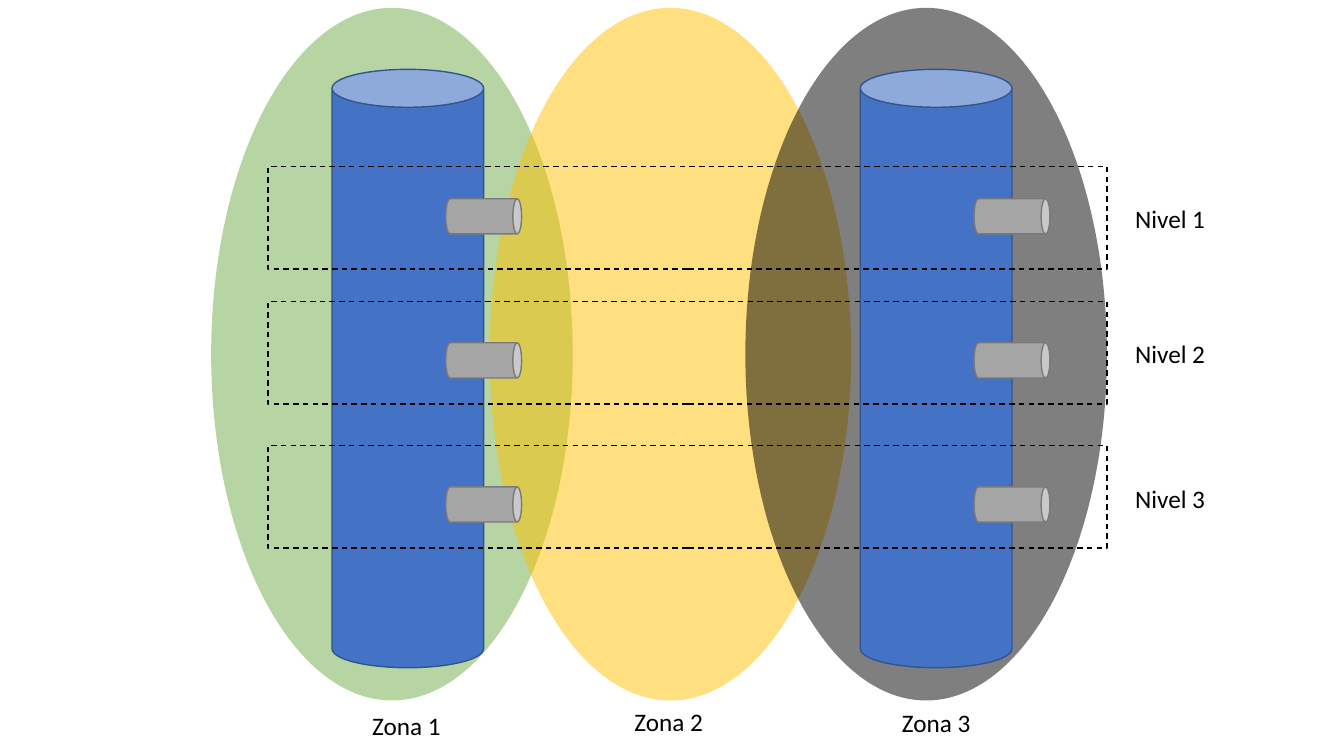
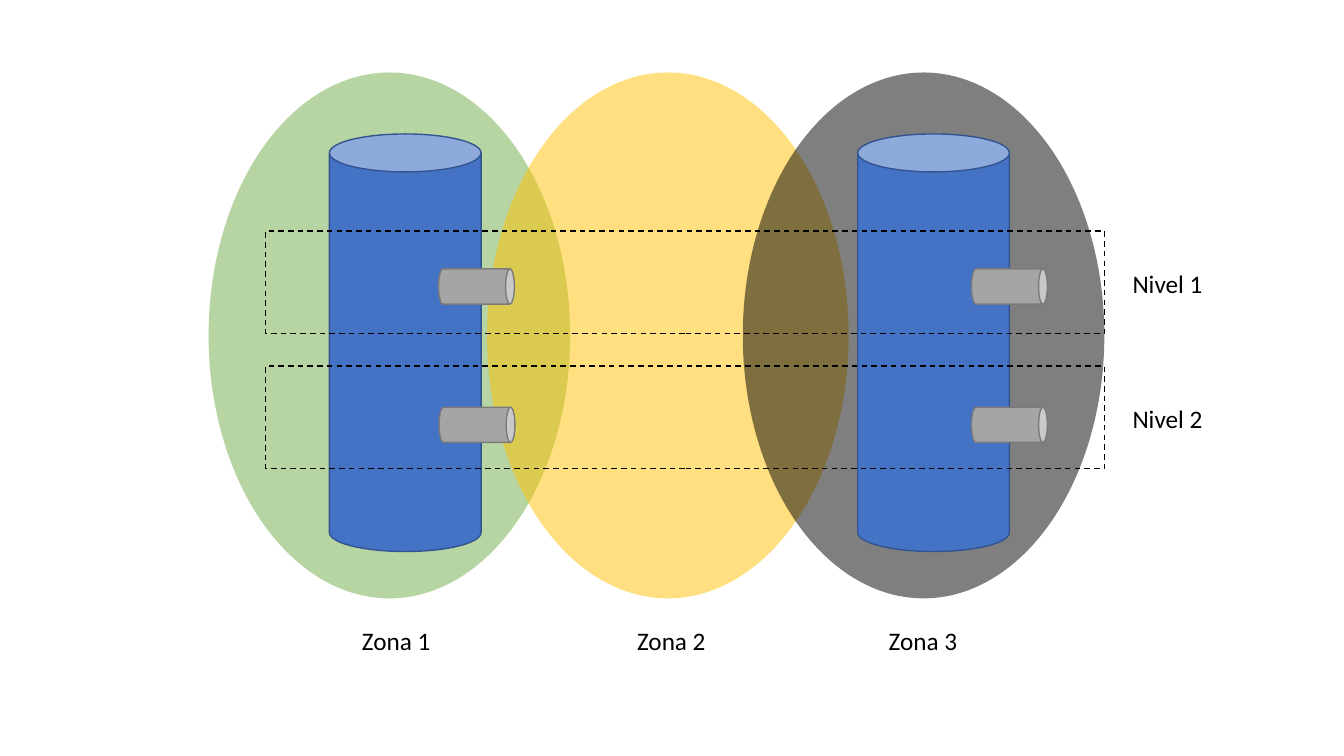
Before and after one commit to vcardonac1/Proyecto-Taller-de-Electronica, a slide deck: slide 1 of sensado por niveles/Sensado por niveles.pptx. Drawn at 1344x756 pixels with LibreOffice and Linux fonts; fonts in the diff are those of the drawing. Boxes give left, top, right and bottom in pixels: in the first picture for what was removed or moved away, otherwise in the second. Text is boxed around its words. In the diff, an @@ line names an element or a change of style, - is before the commit and + after.

```diff
--- a/sensado por niveles/Sensado por niveles.pptx
+++ b/sensado por niveles/Sensado por niveles.pptx
@@ ellipse: place and size @@
-ellipse at box(211, 8, 573, 701)
+ellipse at box(209, 73, 571, 599)
@@ ellipse: place and size @@
-ellipse at box(490, 8, 852, 701)
+ellipse at box(487, 73, 849, 599)
@@ ellipse: place and size @@
-ellipse at box(745, 8, 1107, 701)
+ellipse at box(743, 73, 1105, 599)
@@ cylinder: place and size @@
-cylinder at box(332, 70, 483, 668)
+cylinder at box(330, 134, 481, 552)
@@ cylinder: place and size @@
-cylinder at box(861, 70, 1012, 668)
+cylinder at box(858, 134, 1009, 552)
@@ cylinder: place and size @@
-cylinder at box(446, 199, 521, 234)
+cylinder at box(439, 269, 514, 304)
@@ cylinder: place and size @@
-cylinder at box(975, 199, 1051, 234)
+cylinder at box(972, 269, 1048, 304)
@@ text "Nivel 1": place and size @@
-text "Nivel 1" at box(1135, 210, 1205, 228)
+text "Nivel 1" at box(1133, 275, 1203, 293)
@@ 2 rectangles, 2 cylinders: place and size @@
-2 rectangles, 2 cylinders at box(268, 166, 1107, 404)
+2 rectangles, 2 cylinders at box(265, 231, 1104, 469)
@@ text "Nivel 2": place and size @@
-text "Nivel 2" at box(1135, 345, 1205, 363)
+text "Nivel 2" at box(1133, 410, 1203, 428)
@@ rectangle removed at box(268, 446, 1107, 548) @@
@@ cylinder removed at box(446, 487, 521, 522) @@
@@ cylinder removed at box(975, 487, 1051, 522) @@
@@ text removed at box(1135, 490, 1205, 508) @@
-Nivel 3
@@ text "Zona 1": place and size @@
-text "Zona 1" at box(372, 718, 441, 736)
+text "Zona 1" at box(362, 633, 431, 650)
@@ text "Zona 2": place and size @@
-text "Zona 2" at box(634, 714, 703, 731)
+text "Zona 2" at box(637, 633, 706, 650)
@@ text "Zona 3": place and size @@
-text "Zona 3" at box(902, 715, 971, 732)
+text "Zona 3" at box(889, 633, 957, 650)
```
Also in this commit, not shown: 1 slide added, 1 slide removed, 1 other file.
